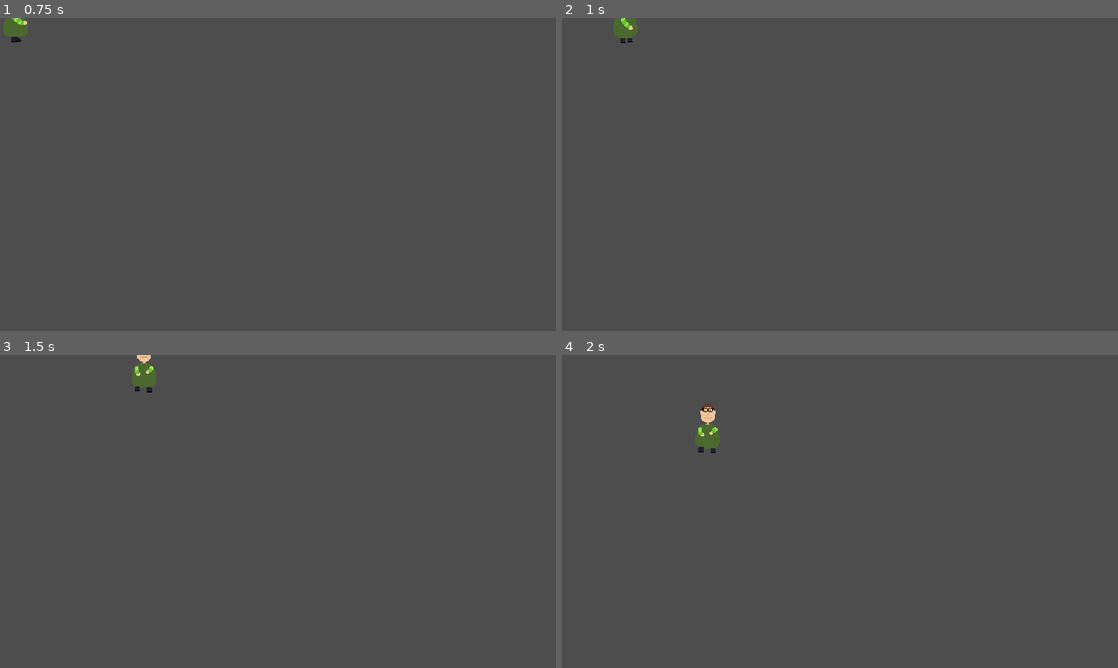
Above: before the commit, frames 1-4 (two rows, left to right).
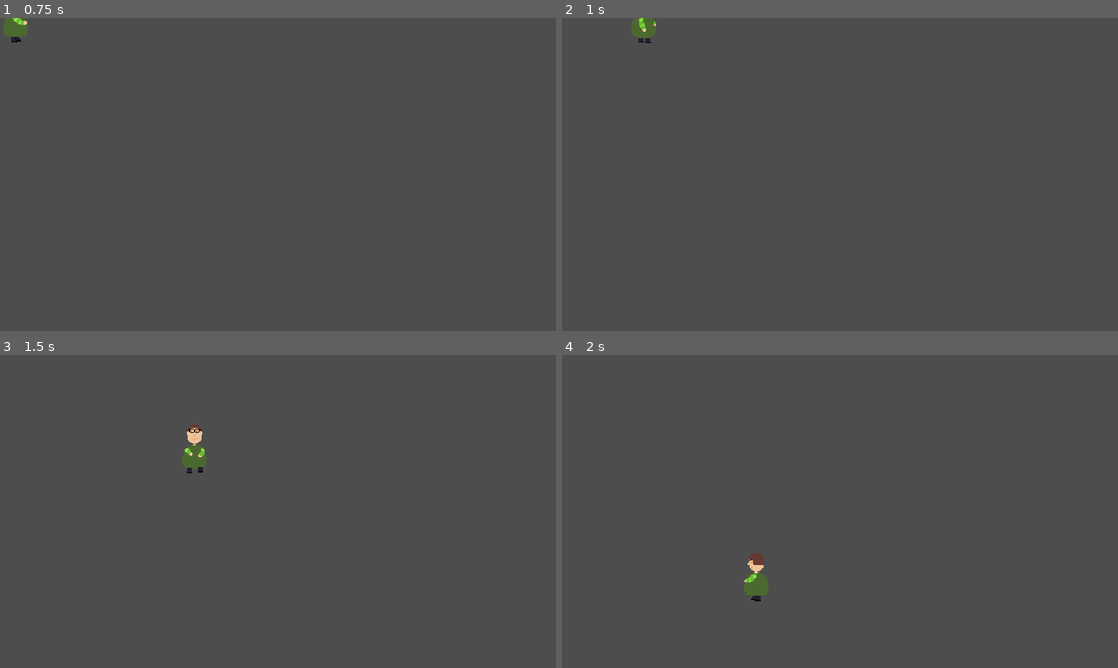
Above: after the commit, the same moments.

Repository: SirJulss/max-the-game
Game: Godot game, scene res://Scenes/Levels/Player/Player.tscn
Same seed, same stepped clock (60 frames per second), same inputs: the game is played once before the commit and once after it.
Inputs (mouse positions are in pixels of both pictures, inside the frame that each line leads up to):
- Up to frame 1 (0.75 s): tap Enter at 0.5 s; move the mouse to (400, 158) at 0.52 s; hold D (move_right) from 0.53 s (still down); hold Shift (sprint) from 0.53 s (still down); tap E (interact, bound only before the commit) at 0.6 s
- Up to frame 2 (1 s): keep holding D (move_right); keep holding Shift (sprint)
- Up to frame 3 (1.5 s): move the mouse to (166, 527) at 1.27 s; release D (move_right) at 1.28 s; release Shift (sprint) at 1.28 s; hold S (move_down) from 1.28 s (still down); tap Shift (sprint) at 1.35 s
- Up to frame 4 (2 s): keep holding S (move_down); tap E (interact, bound only before the commit) at 1.55 s

Frame 1 is identical in both runs. In frame 2, 0.5% of the frame differs, in the area x 9-17%, y 0-8%; in frame 3, 0.8%; in frame 4, 0.9%, in the area x 24-38%, y 15-79%.

Commit message:
reworked dash and sprint mechanic

Diff:
--- a/Scenes/Levels/Player/Player.tscn
+++ b/Scenes/Levels/Player/Player.tscn
@@ -246,6 +246,7 @@
 height = 26.0
 
 [node name="Player" type="CharacterBody2D"]
+top_level = true
 script = ExtResource("1_jnd6u")
 
 [node name="AnimatedSprite2D" type="AnimatedSprite2D" parent="."]
@@ -269,12 +270,13 @@
 script = ExtResource("4_b6orr")
 player = NodePath("../..")
 animated_sprite_2d = NodePath("../../AnimatedSprite2D")
-speed = 140.0
 accel = 1000.0
 decel = 500.0
 
-[node name="Dash" type="Node" parent="StateMachine"]
+[node name="Dash" type="Node" parent="StateMachine" node_paths=PackedStringArray("player", "animated_sprite_2d")]
 script = ExtResource("7_qkycj")
+player = NodePath("../..")
+animated_sprite_2d = NodePath("../../AnimatedSprite2D")
 
 [node name="Run" type="Node" parent="StateMachine" node_paths=PackedStringArray("player", "animated_sprite_2d")]
 script = ExtResource("7_r27yw")
--- /dev/null
+++ b/Scenes/Levels/streat.tscn
@@ -0,0 +1,14 @@
+[gd_scene load_steps=3 format=3 uid="uid://birj83r1iyeqa"]
+
+[ext_resource type="Texture2D" uid="uid://cush21wnpsyot" path="res://Assets/test/streat.jpg" id="1_m2cp0"]
+[ext_resource type="PackedScene" uid="uid://curhorgq2mdt6" path="res://Scenes/Levels/Player/Player.tscn" id="2_kaduv"]
+
+[node name="Node2D" type="Node2D"]
+
+[node name="Streat" type="Sprite2D" parent="."]
+texture_filter = 1
+texture = ExtResource("1_m2cp0")
+
+[node name="Player" parent="." instance=ExtResource("2_kaduv")]
+
+[node name="Camera2D" type="Camera2D" parent="Player"]
--- a/project.godot
+++ b/project.godot
@@ -64,11 +64,6 @@
 "events": [Object(InputEventKey,"resource_local_to_scene":false,"resource_name":"","device":-1,"window_id":0,"alt_press …(195 unchanged characters)…
 ]
 }
-interact={
-"deadzone": 0.2,
-"events": [Object(InputEventKey,"resource_local_to_scene":false,"resource_name":"","device":-1,"window_id":0,"alt_pressed":false,"shift_pressed":false,"ctrl_pressed":false,"meta_pressed":false,"pressed":false,"keycode":0,"physical_keycode":69,"key_label":0,"unicode":101,"location":0,"echo":false,"script":null)
-]
-}
 
 [rendering]
 
--- a/src/state_machine/dash_state.gd
+++ b/src/state_machine/dash_state.gd
@@ -1,4 +1,70 @@
 extends NodeState
-
 @export var player: Player
 @export var animated_sprite_2d: AnimatedSprite2D
+
+@export var dash_speed: float = 900.0
+@export var dash_time: float = 0.16
+@export var allow_turn_during_dash: bool = false
+@export var facing_lerp_speed: float = 48.0
+
+var _elapsed: float = 0.0
+var _dashing: bool = false
+var _dash_dir: Vector2 = Vector2.ZERO
+var _current_anim: String = ""
+
+func _on_enter() -> void:
+	_elapsed = 0.0
+	_dashing = true
+
+	# Priorisiere Eingabe-Richtung; falls keine Eingabe -> aktuelle Facing-Richtung
+	var input_dir: Vector2 = GameInputEvent.movement_input()
+	if input_dir.length() < 0.001:
+		_dash_dir = player.player_direction.normalized()
+		if _dash_dir.length() < 0.001:
+			_dash_dir = Vector2.DOWN
+	else:
+		_dash_dir = input_dir.normalized()
+
+	player.velocity = _dash_dir * dash_speed
+	animated_sprite_2d.speed_scale = 1.8
+	_current_anim = ""
+	_play_if_changed(player.get_animation_for_direction(_dash_dir, false, "MaxWalkDown"))
+
+func _play_if_changed(anim_name: String) -> void:
+	if anim_name == "":
+		return
+	if anim_name != _current_anim:
+		_current_anim = anim_name
+		animated_sprite_2d.play(anim_name)
+
+func _on_physics_process(delta: float) -> void:
+	if not _dashing:
+		transition.emit("Walk")
+		return
+
+	_elapsed += delta
+
+	# Konstante Dash-Geschwindigkeit während Dash
+	player.velocity = _dash_dir * dash_speed
+	player.move_and_slide()
+
+	# Facing während Dash
+	if allow_turn_during_dash:
+		player.player_direction = player.player_direction.move_toward(_dash_dir, facing_lerp_speed * delta)
+	else:
+		player.player_direction = _dash_dir
+
+	var anim = player.get_animation_for_direction(player.player_direction, false, "MaxWalkDown")
+	_play_if_changed(anim)
+
+	# Ende des Dashs -> kontrolliert abbremsen und zurück in Walk
+	if _elapsed >= dash_time:
+		_dashing = false
+		# bleibt etwas Momentum erhalten
+		player.velocity = _dash_dir * (dash_speed * 0.35)
+		transition.emit("Walk")
+
+func _on_exit() -> void:
+	animated_sprite_2d.speed_scale = 1.0
+	animated_sprite_2d.stop()
+	_current_anim = ""
--- a/src/state_machine/run_state.gd
+++ b/src/state_machine/run_state.gd
@@ -2,17 +2,17 @@
 @export var player: Player
 @export var animated_sprite_2d: AnimatedSprite2D
 
-@export var run_speed: float = 220.0
-@export var accel: float = 1600.0
-@export var decel: float = 1400.0
-@export var skid_start_speed: float = 40.0
-@export var facing_lerp_speed: float = 16.0
+@export var sprint_speed: float = 360.0      # schnellere Geschwindigkeit beim Sprinten (Run)
+@export var accel: float = 2200.0
+@export var decel: float = 1800.0
+@export var skid_start_speed: float = 60.0
+@export var facing_lerp_speed: float = 20.0
 
 var _current_anim := ""
 
 func _on_enter() -> void:
+	_current_anim = ""
 	animated_sprite_2d.speed_scale = 1.6
-	_current_anim = ""
 
 func _play_if_changed(anim_name: String) -> void:
 	if anim_name == "":
@@ -21,46 +21,51 @@
 		_current_anim = anim_name
 		animated_sprite_2d.play(anim_name)
 
-func _on_physics_process(_delta: float) -> void:
+func _on_physics_process(delta: float) -> void:
 	var input_dir: Vector2 = GameInputEvent.movement_input()
 	var has_input := input_dir != Vector2.ZERO
 
+	# Wenn Sprint nicht mehr gehalten -> zurück zu Walk
+	if not Input.is_action_pressed("sprint"):
+		transition.emit("Walk")
+		return
+
+	# Bewegung: Sprint-Geschwindigkeit anstreben
 	if has_input:
-		var target_vel = input_dir.normalized() * run_speed
-		player.velocity = player.velocity.move_toward(target_vel, accel * _delta)
-		player.move_and_slide()
+		var target_vel = input_dir.normalized() * sprint_speed
+		player.velocity = player.velocity.move_toward(target_vel, accel * delta)
 	else:
-		# abbremsen falls sprint aufgehört
+		# Falls kein Input, trotzdem abbremsen (oder direkt Skid wenn noch schnell)
 		if player.velocity.length() > 0.1:
-			player.velocity = player.velocity.move_toward(Vector2.ZERO, decel * _delta)
-			player.move_and_slide()
+			player.velocity = player.velocity.move_toward(Vector2.ZERO, decel * delta)
 		else:
 			player.velocity = Vector2.ZERO
 
-	# Facing lerp zur Maus (etwas schneller beim sprinten)
+	# Single move_and_slide pro Frame
+	player.move_and_slide()
+
+	# Facing lerp zur Maus (etwas schneller beim Sprint)
 	var mouse_dir := (player.get_global_mouse_position() - player.global_position)
 	if mouse_dir.length() < 0.001:
 		mouse_dir = Vector2.DOWN
-	player.player_direction = player.player_direction.move_toward(mouse_dir.normalized(), facing_lerp_speed * _delta)
+	player.player_direction = player.player_direction.move_toward(mouse_dir.normalized(), facing_lerp_speed * delta)
 
-	var anim = player.get_animation_for_direction(player.player_direction, false, "MaxWalkDown")
+	# Animation abhängig von Richtung (du kannst hier eigene Sprint-Animationen setzen)
+	var anim = player.get_animation_for_direction(player.player_direction, false, "MaxRunDown")
 	_play_if_changed(anim)
 
-	# anim-speed basierend auf Verhältnis Geschwindigkeit / run_speed
-	var speed_ratio = clamp(player.velocity.length() / run_speed, 0.0, 1.6)
-	animated_sprite_2d.speed_scale = 1.0 + speed_ratio * 1.4
+	# anim-speed basierend auf Verhältnis Geschwindigkeit / sprint_speed
+	var speed_ratio = clamp(player.velocity.length() / sprint_speed, 0.0, 1.8)
+	animated_sprite_2d.speed_scale = 1.2 + speed_ratio * 1.5
 
-	# sprint losgelassen -> zurück zu Walk
-	if not Input.is_action_pressed("sprint"):
-		transition.emit("Walk")
-	else:
-		# wenn kein Input aber noch momentum -> skid/idle
-		if not has_input:
-			if player.velocity.length() > skid_start_speed:
-				transition.emit("Skid")
-			elif player.velocity.length() < 1.0:
-				transition.emit("Idle")
+	# Falls kein Input und noch viel Momentum -> Skid, sonst Idle (wenn sehr langsam)
+	if not has_input:
+		if player.velocity.length() > skid_start_speed:
+			transition.emit("Skid")
+		elif player.velocity.length() < 1.0:
+			transition.emit("Idle")
 
 func _on_exit() -> void:
 	animated_sprite_2d.speed_scale = 1.0
 	animated_sprite_2d.stop()
+	_current_anim = ""
--- a/src/state_machine/skid_state.gd
+++ b/src/state_machine/skid_state.gd
@@ -13,22 +13,24 @@
 func _on_enter() -> void:
 	skid_timer = 0.0
 
-func _on_physics_process(_delta: float) -> void:
-	skid_timer += _delta
+func _on_physics_process(delta: float) -> void:
+	skid_timer += delta
 
 	var input_dir: Vector2 = GameInputEvent.movement_input()
 	var has_input: bool = input_dir != Vector2.ZERO
 
-	# Framerate-unabhängige Dämpfung (angepasst)
-	var frame_friction := pow(clamp(skid_friction, 0.0, 1.0), _delta * 60.0)
+	# Framerate-unabhängige Dämpfung
+	var clamped_friction = clamp(skid_friction, 0.0, 1.0)
+	var frame_friction := pow(clamped_friction, delta * 60.0)
 	player.velocity *= frame_friction
 
+	var vlen = player.velocity.length()
+
 	# Wenn Input UND die Geschwindigkeit sehr klein ist -> sofort Kontrolle zurück
-	var vlen = player.velocity.length()
 	if has_input and vlen <= immediate_regain_speed:
-		# sofort zurück zur Kontrolle (Run wenn sprint gedrückt)
-		if Input.is_action_pressed("sprint"):
-			transition.emit("Run")
+		# Dash nur starten, wenn Sprint gerade gedrückt wurde
+		if Input.is_action_just_pressed("sprint"):
+			transition.emit("Dash")
 		else:
 			transition.emit("Walk")
 		return
@@ -40,24 +42,24 @@
 		var dot = inorm.dot(vnorm)
 		if dot >= regain_dot_threshold:
 			# Spieler will in etwa in die gleiche Richtung wie Momentum -> sofort Kontrolle zurück
-			if Input.is_action_pressed("sprint"):
-				transition.emit("Run")
+			if Input.is_action_just_pressed("sprint"):
+				transition.emit("Dash")
 			else:
 				transition.emit("Walk")
 			return
 		else:
-			# Spieler lenkt gegen das Momentum → erlauben, dass velocity langsam in Input-Richtung lerpt
+			# Spieler lenkt gegen das Momentum → velocity langsam in Input-Richtung lerpen
 			var target = inorm * vlen
-			player.velocity = player.velocity.lerp(target, clamp(turn_responsiveness * _delta, 0.0, 1.0))
+			player.velocity = player.velocity.lerp(target, clamp(turn_responsiveness * delta, 0.0, 1.0))
 
-	# Bewegung ausführen
+	# Bewegung ausführen (einmal pro Frame)
 	player.move_and_slide()
 
 	# Blickrichtung → immer Maus (optional)
 	var mouse_dir := (player.get_global_mouse_position() - player.global_position)
 	if mouse_dir.length() < 0.001:
 		mouse_dir = Vector2.DOWN
-	player.player_direction = player.player_direction.move_toward(mouse_dir.normalized(), 12.0 * _delta)
+	player.player_direction = player.player_direction.move_toward(mouse_dir.normalized(), 12.0 * delta)
 
 	# Wenn langsam genug & Mindestzeit überschritten -> Idle
 	if vlen < stop_threshold and skid_timer > min_skid_time:
--- a/src/state_machine/walk_state.gd
+++ b/src/state_machine/walk_state.gd
@@ -2,7 +2,7 @@
 @export var player: Player
 @export var animated_sprite_2d: AnimatedSprite2D
 
-@export var speed: float = 220.0
+@export var run_speed: float = 220.0
 @export var accel: float = 1600.0
 @export var decel: float = 1400.0
 @export var skid_start_speed: float = 40.0
@@ -11,13 +11,8 @@
 var _current_anim := ""
 
 func _on_enter() -> void:
+	_current_anim = ""
 	animated_sprite_2d.speed_scale = 1.0
-	_current_anim = ""
-	# sofort auf Maus schauen, verhindert kurzzeitigen Sprung zur Bewegungsrichtung
-	var mouse_dir := (player.get_global_mouse_position() - player.global_position)
-	if mouse_dir.length() < 0.001:
-		mouse_dir = Vector2.DOWN
-	player.player_direction = mouse_dir.normalized()
 
 func _play_if_changed(anim_name: String) -> void:
 	if anim_name == "":
@@ -26,37 +21,51 @@
 		_current_anim = anim_name
 		animated_sprite_2d.play(anim_name)
 
-func _on_physics_process(_delta: float) -> void:
+func _on_physics_process(delta: float) -> void:
 	var input_dir: Vector2 = GameInputEvent.movement_input()
 	var has_input := input_dir != Vector2.ZERO
 
-	# Bewegung
+	# Bewegung: Zielgeschwindigkeit setzen, velocity in Richtung move_toward
 	if has_input:
-		var target_vel = input_dir.normalized() * speed
-		player.velocity = player.velocity.move_toward(target_vel, accel * _delta)
+		var target_vel = input_dir.normalized() * run_speed
+		player.velocity = player.velocity.move_toward(target_vel, accel * delta)
 	else:
-		player.velocity = player.velocity.move_toward(Vector2.ZERO, decel * _delta)
+		if player.velocity.length() > 0.1:
+			player.velocity = player.velocity.move_toward(Vector2.ZERO, decel * delta)
+		else:
+			player.velocity = Vector2.ZERO
 
+	# Single move_and_slide pro Frame
 	player.move_and_slide()
 
-	# Blickrichtung → immer Maus
+	# Facing lerp zur Maus
 	var mouse_dir := (player.get_global_mouse_position() - player.global_position)
 	if mouse_dir.length() < 0.001:
 		mouse_dir = Vector2.DOWN
-	player.player_direction = player.player_direction.move_toward(mouse_dir.normalized(), facing_lerp_speed * _delta)
+	player.player_direction = player.player_direction.move_toward(mouse_dir.normalized(), facing_lerp_speed * delta)
 
-	# Animation
+	# Animation abhängig von Richtung
 	var anim = player.get_animation_for_direction(player.player_direction, false, "MaxWalkDown")
 	_play_if_changed(anim)
 
-	# Animationsgeschwindigkeit
-	var speed_ratio = clamp(player.velocity.length() / speed, 0.0, 1.6)
+	# anim-speed basierend auf Verhältnis Geschwindigkeit / run_speed
+	var speed_ratio = clamp(player.velocity.length() / run_speed, 0.0, 1.6)
 	animated_sprite_2d.speed_scale = 1.0 + speed_ratio * 1.4
 
-	# State transitions
-	if has_input and Input.is_action_pressed("sprint"):
+	# --- Transitions ---
+	# Dash nur einmalig beim Tastendruck starten, aber nur wenn auch Bewegungseingabe vorhanden ist.
+	# Dadurch wird verhindert, dass beim Start (wenn Sprint gehalten ist, aber keine Bewegung) sofort gedasht wird.
+	if Input.is_action_just_pressed("sprint") and has_input:
+		transition.emit("Dash")
+		return
+
+	# Hold-to-sprint -> Run (wenn Sprint gehalten UND es gibt Bewegungseingabe)
+	if Input.is_action_pressed("sprint") and has_input:
 		transition.emit("Run")
-	elif not has_input:
+		return
+
+	# wenn kein Input -> skid / idle
+	if not has_input:
 		if player.velocity.length() > skid_start_speed:
 			transition.emit("Skid")
 		elif player.velocity.length() < 1.0:
@@ -65,3 +74,4 @@
 func _on_exit() -> void:
 	animated_sprite_2d.speed_scale = 1.0
 	animated_sprite_2d.stop()
+	_current_anim = ""
Binary file added: Assets/test/streat.jpg
Not shown, added: Assets/test/streat.jpg.import
